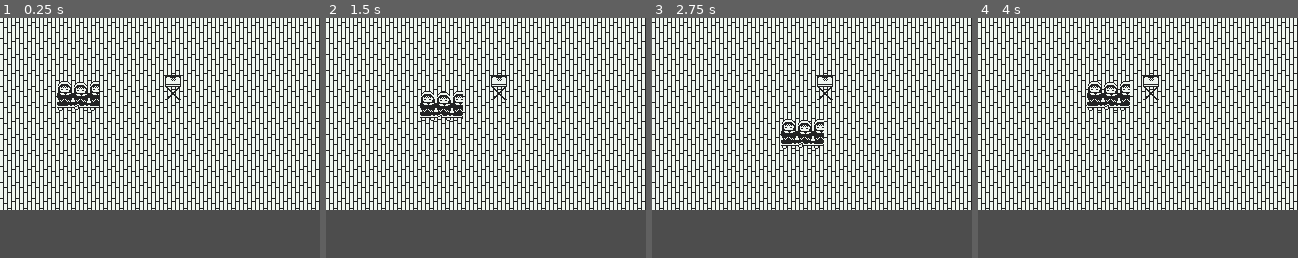
Above: before the commit, frames 1-4 (left to right).
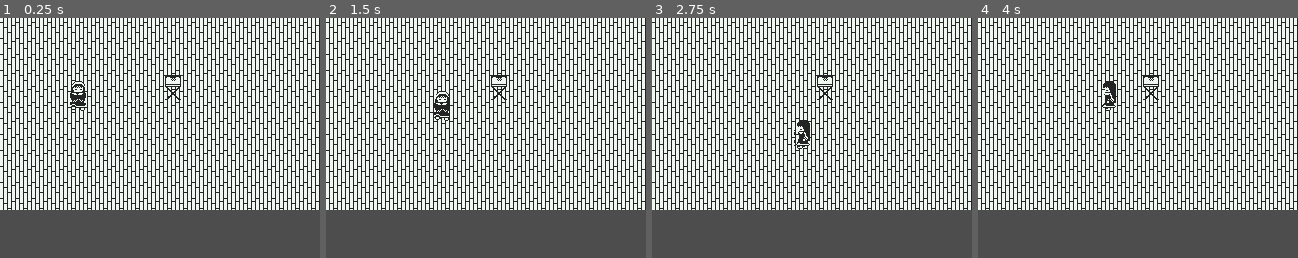
Above: after the commit, the same moments.

Repository: Minenik2/pirates17one
Game: Godot game, scene res://levels/test.tscn
The game is run twice, just before and just after one commit, with the same random seed, the same clock (stepped at 60 frames per second) and the same inputs.
Inputs:
- Up to frame 1 (0.25 s): no input
- Up to frame 2 (1.5 s): tap Enter at 0.5 s; hold D (right) 0.53-1.28 s; hold S (down) from 1.28 s (still down)
- Up to frame 3 (2.75 s): release S (down) at 2.03 s; hold D (right) from 2.03 s (still down)
- Up to frame 4 (4 s): release D (right) at 2.78 s; hold W (up) 2.78-3.53 s; hold A (left) from 3.53 s (still down)
The pictures show only the part of the screen within x 0-50%, y 0-50%; the shares and areas given below are measured in that part.

The runs differ from the first frame. In frame 1, 0.7% of the frame differs, in the area x 17-31%, y 26-39%; in frame 2, 0.7%; in frame 3, 0.7%; in frame 4, 0.8%, in the area x 34-48%, y 26-39%.
Error before the commit: Attempt to call function 'get' in base 'null instance' on a null instance. (res://character/player.gd:7)

Commit message:
bug needs fixing

Diff:
--- a/character/player.gd
+++ b/character/player.gd
@@ -5,9 +5,6 @@
 
 @onready var animation_tree = $AnimationTree
 @onready var state_machine = animation_tree.get("parameters/playback")
-
-var interact_key = "interact" # The key for interaction, usually set to "E" or "Enter"
-var interaction_radius = 10
 
 func _ready():
 	update_animation_parameters(starting_direction)
@@ -27,10 +24,7 @@
 func update_animation_parameters(move_input : Vector2):
 	if(move_input != Vector2.ZERO):
 		animation_tree.set("parameters/walk/blend_position", move_input)
-		animation_tree.set("parameters/idle/blend_position", move_input)
 
 func pick_new_state():
 	if(velocity != Vector2.ZERO):
 		state_machine.travel("walk")
-	else:
-		state_machine.travel("idle")
--- a/character/player.tscn
+++ b/character/player.tscn
@@ -38,18 +38,106 @@
 "values": [1, 2]
 }
 
+[sub_resource type="Animation" id="Animation_monf5"]
+resource_name = "walk_right"
+length = 0.8
+loop_mode = 1
+tracks/0/type = "value"
+tracks/0/imported = false
+tracks/0/enabled = true
+tracks/0/path = NodePath("Sprite2D:frame")
+tracks/0/interp = 1
+tracks/0/loop_wrap = true
+tracks/0/keys = {
+"times": PackedFloat32Array(0, 0.2, 0.4, 0.628014),
+"transitions": PackedFloat32Array(1, 1, 1, 1),
+"update": 1,
+"values": [3, 4, 3, 5]
+}
+
+[sub_resource type="Animation" id="Animation_bdyh8"]
+resource_name = "walk_up"
+length = 0.5
+loop_mode = 1
+tracks/0/type = "value"
+tracks/0/imported = false
+tracks/0/enabled = true
+tracks/0/path = NodePath("Sprite2D:frame")
+tracks/0/interp = 1
+tracks/0/loop_wrap = true
+tracks/0/keys = {
+"times": PackedFloat32Array(0, 0.233333),
+"transitions": PackedFloat32Array(1, 1),
+"update": 1,
+"values": [6, 7]
+}
+
+[sub_resource type="Animation" id="Animation_qe16m"]
+resource_name = "walk_left"
+length = 0.8
+loop_mode = 1
+tracks/0/type = "value"
+tracks/0/imported = false
+tracks/0/enabled = true
+tracks/0/path = NodePath("Sprite2D:frame")
+tracks/0/interp = 1
+tracks/0/loop_wrap = true
+tracks/0/keys = {
+"times": PackedFloat32Array(0, 0.2, 0.4, 0.628014),
+"transitions": PackedFloat32Array(1, 1, 1, 1),
+"update": 1,
+"values": [3, 4, 3, 5]
+}
+
 [sub_resource type="AnimationLibrary" id="AnimationLibrary_bdyh8"]
 _data = {
 &"RESET": SubResource("Animation_aypkh"),
-&"walk_down": SubResource("Animation_hhoun")
+&"walk_down": SubResource("Animation_hhoun"),
+&"walk_left": SubResource("Animation_qe16m"),
+&"walk_right": SubResource("Animation_monf5"),
+&"walk_up": SubResource("Animation_bdyh8")
 }
+
+[sub_resource type="AnimationNodeAnimation" id="AnimationNodeAnimation_pw6nv"]
+animation = &"walk_down"
+
+[sub_resource type="AnimationNodeAnimation" id="AnimationNodeAnimation_tpic6"]
+animation = &"walk_right"
+
+[sub_resource type="AnimationNodeAnimation" id="AnimationNodeAnimation_b6pse"]
+animation = &"walk_up"
+
+[sub_resource type="AnimationNodeAnimation" id="AnimationNodeAnimation_i6sb3"]
+animation = &"walk_left"
+
+[sub_resource type="AnimationNodeBlendSpace2D" id="AnimationNodeBlendSpace2D_hn1kw"]
+blend_point_0/node = SubResource("AnimationNodeAnimation_pw6nv")
+blend_point_0/pos = Vector2(0, 1.1)
+blend_point_1/node = SubResource("AnimationNodeAnimation_tpic6")
+blend_point_1/pos = Vector2(1, 0)
+blend_point_2/node = SubResource("AnimationNodeAnimation_b6pse")
+blend_point_2/pos = Vector2(0, -1)
+blend_point_3/node = SubResource("AnimationNodeAnimation_i6sb3")
+blend_point_3/pos = Vector2(-1, 0)
+min_space = Vector2(-1, -1.1)
+max_space = Vector2(1, 1.1)
+blend_mode = 1
+
+[sub_resource type="AnimationNodeStateMachineTransition" id="AnimationNodeStateMachineTransition_ps75u"]
+advance_mode = 2
+
+[sub_resource type="AnimationNodeStateMachine" id="AnimationNodeStateMachine_xqqx8"]
+states/walk/node = SubResource("AnimationNodeBlendSpace2D_hn1kw")
+states/walk/position = Vector2(329, 94)
+transitions = ["Start", "walk", SubResource("AnimationNodeStateMachineTransition_ps75u")]
 
 [node name="CharacterBody2D" type="CharacterBody2D"]
 script = ExtResource("1_monf5")
 
 [node name="Sprite2D" type="Sprite2D" parent="."]
 texture = ExtResource("1_4flbx")
-hframes = 3
+flip_h = true
+hframes = 8
 
 [node name="CollisionShape2D" type="CollisionShape2D" parent="."]
 position = Vector2(0, 0.5)
@@ -59,3 +147,8 @@
 libraries = {
 &"": SubResource("AnimationLibrary_bdyh8")
 }
+
+[node name="AnimationTree" type="AnimationTree" parent="."]
+tree_root = SubResource("AnimationNodeStateMachine_xqqx8")
+anim_player = NodePath("../AnimationPlayer")
+parameters/walk/blend_position = Vector2(0.0781499, 0.448879)
Not shown: 1 places in character/player.tscn that only renumber resources
Not shown: 2 places in levels/test.tscn that only renumber resources
